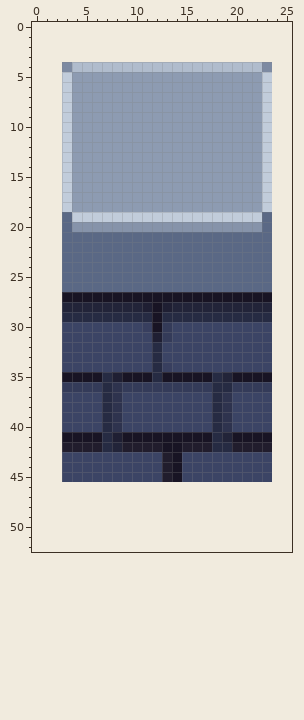
One commit to this pixel-art sprite: images/wall.png. The picture above is the old version.
The file is 21x42 pixels. Colours within 5 levels of each other are drawn and written as one. The old version is drawn lined up with the new one, on the new canvas.
New version:
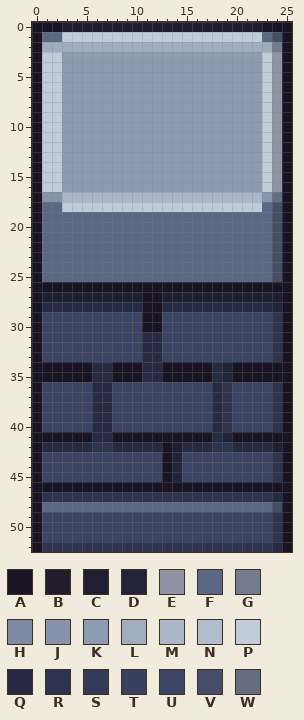
Palette (. is transparent): A #181424  B #211d2d  C #1f1f33  D #222439  E #8e94a3  F #5a6885  G #747b8e  H #7d8aa2  J #8693aa  K #8d9bb2  L #a0adc1  M #aab6c9  N #b0bccd  P #c1ccdb  Q #262b43  R #2e334e  S #343b59  T #383f5f  U #3b4465  V #464e67  W #666d82
The edit:
canvas 21x42 -> 26x53, the old top-left corner now at 3,4
@@ x 0..25 @@
- 0 ..........................
- 1 ..........................
- 2 ..........................
- 3 ..........................
- 4 ...HNNNNNNNNNNNNNNNNNNNH..
- 5 ...PKKKKKKKKKKKKKKKKKKKP..
- 6 ...PKKKKKKKKKKKKKKKKKKKP..
- 7 ...PKKKKKKKKKKKKKKKKKKKP..
- 8 ...PKKKKKKKKKKKKKKKKKKKP..
- 9 ...PKKKKKKKKKKKKKKKKKKKP..
-10 ...PKKKKKKKKKKKKKKKKKKKP..
-11 ...PKKKKKKKKKKKKKKKKKKKP..
-12 ...PKKKKKKKKKKKKKKKKKKKP..
-13 ...PKKKKKKKKKKKKKKKKKKKP..
-14 ...PKKKKKKKKKKKKKKKKKKKP..
-15 ...PKKKKKKKKKKKKKKKKKKKP..
-16 ...PKKKKKKKKKKKKKKKKKKKP..
-17 ...PKKKKKKKKKKKKKKKKKKKP..
-18 ...PKKKKKKKKKKKKKKKKKKKP..
-19 ...FPPPPPPPPPPPPPPPPPPPF..
-20 ...FJJJJJJJJJJJJJJJJJJJF..
-21 ...FFFFFFFFFFFFFFFFFFFFF..
-22 ...FFFFFFFFFFFFFFFFFFFFF..
-23 ...FFFFFFFFFFFFFFFFFFFFF..
-24 ...FFFFFFFFFFFFFFFFFFFFF..
-25 ...FFFFFFFFFFFFFFFFFFFFF..
-26 ...FFFFFFFFFFFFFFFFFFFFF..
-27 ...AAAAAAAAAAAAAAAAAAAAA..
-28 ...DDDDDDDDCACDDDDDDDDDD..
-29 ...QQQQQQQQQAQQQQQQQQQQQ..
-30 ...UUUUUUUUTASUUUUUUUUUU..
-31 ...UUUUUUUUUCSUUUUUUUUUU..
-32 ...UUUUUUUUUQUUUUUUUUUUU..
-33 ...UUUUUUUUUQUUUUUUUUUUU..
-34 ...UUUUUUUUUQTUUUUUUUUUU..
-35 ...AAAAQCAAAQAAAAAQDAAAA..
-36 ...SSSSQRSSSSSSSSSQQSSSS..
-37 ...UUUUQRUUUUUUUUUQRUUUU..
-38 ...UUUUQRUUUUUUUUUQRUUUU..
-39 ...UUUUQRUUUUUUUUUQRUUUU..
-40 ...UUUUQRUUUUUUUUUQRUUUU..
-41 ...AAAAQCAAAAAAAAAQDAAAA..
-42 ...BBBBQDBBBBAABBBQQBBBB..
-43 ...UUUUUUUUUUBAUUUUUUUUU..
-44 ...UUUUUUUUUUBAUUUUUUUUU..
-45 ...UUUUUUUUUUBAUUUUUUUUU..
-46 ..........................
-47 ..........................
-48 ..........................
-49 ..........................
-50 ..........................
-51 ..........................
-52 ..........................
+ 0 AAABBBBBBBBBBBBBBBBBBBBAAA
+ 1 AFFPPPPPPPPPPPPPPPPPPPPFVA
+ 2 ALLLLLLLLLLLLLLLLLLLLLLLGA
+ 3 APPKKKKKKKKKKKKKKKKKKKKPEA
+ 4 APPKKKKKKKKKKKKKKKKKKKKPEA
+ 5 APPKKKKKKKKKKKKKKKKKKKKPEA
+ 6 APPKKKKKKKKKKKKKKKKKKKKPEA
+ 7 APPKKKKKKKKKKKKKKKKKKKKPEA
+ 8 APPKKKKKKKKKKKKKKKKKKKKPEA
+ 9 APPKKKKKKKKKKKKKKKKKKKKPEA
+10 APPKKKKKKKKKKKKKKKKKKKKPEA
+11 APPKKKKKKKKKKKKKKKKKKKKPEA
+12 APPKKKKKKKKKKKKKKKKKKKKPEA
+13 APPKKKKKKKKKKKKKKKKKKKKPEA
+14 APPKKKKKKKKKKKKKKKKKKKKPEA
+15 APPKKKKKKKKKKKKKKKKKKKKPEA
+16 APPKKKKKKKKKKKKKKKKKKKKPEA
+17 AJJMMMMMMMMMMMMMMMMMMMMJWA
+18 AFFPPPPPPPPPPPPPPPPPPPPFVA
+19 AFFFFFFFFFFFFFFFFFFFFFFFVA
+20 AFFFFFFFFFFFFFFFFFFFFFFFVA
+21 AFFFFFFFFFFFFFFFFFFFFFFFVA
+22 AFFFFFFFFFFFFFFFFFFFFFFFVA
+23 AFFFFFFFFFFFFFFFFFFFFFFFVA
+24 AFFFFFFFFFFFFFFFFFFFFFFFVA
+25 AFFFFFFFFFFFFFFFFFFFFFFFVA
+26 AAAAAAAAAAAAAAAAAAAAAAAAAA
+27 ACCCCCCCCCCAACCCCCCCCCCCCA
+28 AQQQQQQQQQQAAQQQQQQQQQQQDA
+29 AUUUUUUUUUUAAUUUUUUUUUUURA
+30 AUUUUUUUUUUAAUUUUUUUUUUURA
+31 AUUUUUUUUUUQQUUUUUUUUUUURA
+32 AUUUUUUUUUUQQUUUUUUUUUUURA
+33 AUUUUUUUUUUQQUUUUUUUUUUURA
+34 AAAAAAQQAAAQQAAAAAQDAAAAAA
+35 AAAAAAQQAAAQQAAAAAQDAAAAAA
+36 AUUUUUQQUUUUUUUUUUQRUUUURA
+37 AUUUUUQQUUUUUUUUUUQRUUUURA
+38 AUUUUUQQUUUUUUUUUUQRUUUURA
+39 AUUUUUQQUUUUUUUUUUQRUUUURA
+40 AUUUUUQQUUUUUUUUUUQRUUUURA
+41 AAAAAAQQAAAAAAAAAAQDAAAAAA
+42 AQQQQQRRQQQQQACQQQRRQQQQCA
+43 AUUUUUUUUUUUUADUUUUUUUUURA
+44 AUUUUUUUUUUUUADUUUUUUUUURA
+45 AUUUUUUUUUUUUADUUUUUUUUURA
+46 AAAAAAAAAAAAAAAAAAAAAAAAAA
+47 ARRRRRRRRRRRRRRRRRRRRRRRQA
+48 AFFFFFFFFFFFFFFFFFFFFFFFVA
+49 AUUUUUUUUUUUUUUUUUUUUUUURA
+50 AUUUUUUUUUUUUUUUUUUUUUUURA
+51 AUUUUUUUUUUUUUUUUUUUUUUURA
+52 ARRRRRRRRRRRRRRRRRRRRRRRQA
